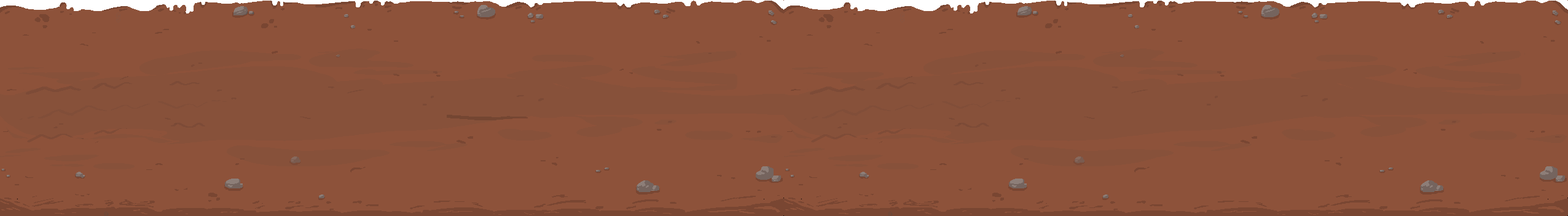
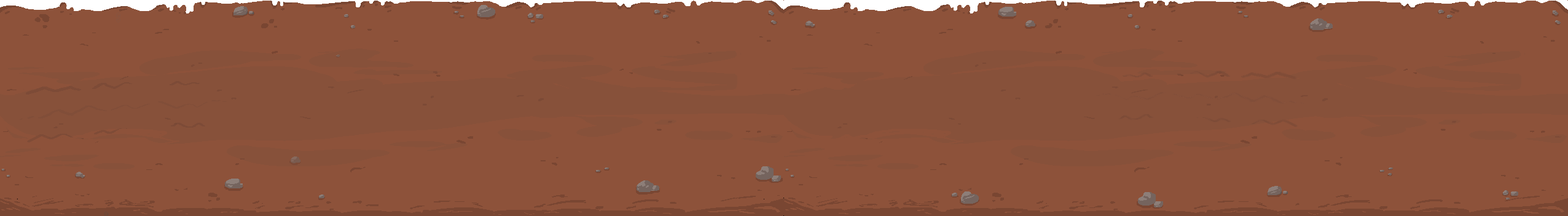
Two versions of the same layered image (1568x216). Layer-by-layer changes:
removed layer "Capa de pintura 20" (was 14%) over [446, 114, 528, 121]
hid "SUPER S" (1st of 2, in "Agrupar 26" › "Piso 2") over [850, 12, 930, 216]
painted on "Capa de pintura 8" (1st of 2, in "Agrupar 26" › "Piso 2") over [785, 70, 1304, 180]
painted on "Capa de pintura 5" (1st of 2, in "Agrupar 26" › "Piso 2") over [785, 4, 1568, 216]
renamed "Capa de pintura 4" to "piedras", painted on it over [785, 4, 1568, 216]
added layer "Capa de pintura 27" in group "Piso 2" over [785, 4, 1568, 216]
renamed "Capa de pintura 6" to "Sombras en des uso", hid it over [785, 4, 1568, 216]
painted on "Capa de pintura 9" (1st of 4, in "Agrupar 26" › "Piso 2") over [785, 14, 890, 216]
hid "Capa de pintura 9" (2nd of 4, in "Agrupar 26" › "Piso 2") over [1539, 179, 1568, 216]
painted on "Capa de pintura 1" (1st of 5, in "Agrupar 26" › "Piso 2") over [785, 4, 1568, 216]
